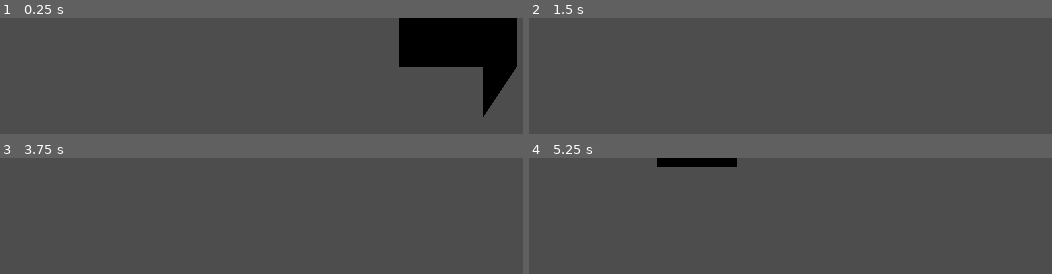
Above: before the commit, frames 1-4 (two rows, left to right).
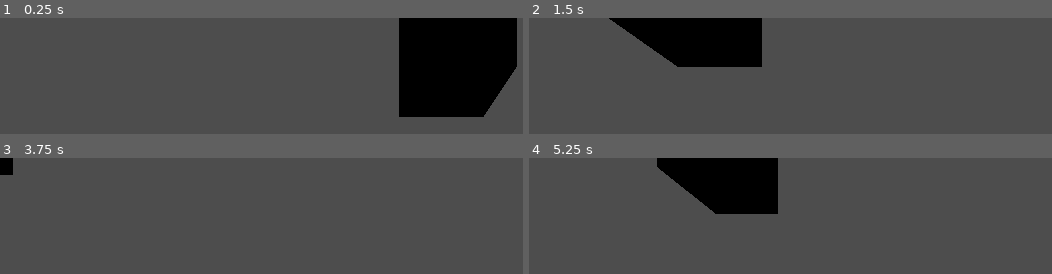
Above: after the commit, the same moments.

Repository: jpw1991/godot-test
Game: Godot game, scene res://root.tscn
Same seed, same stepped clock (60 frames per second), same inputs: the game is played once before the commit and once after it.
Inputs (mouse positions are in pixels of both pictures, inside the frame that each line leads up to):
- Up to frame 1 (0.25 s): no input
- Up to frame 2 (1.5 s): tap Enter at 0.5 s; move the mouse to (outside the picture) at 0.52 s; hold D 0.53-1.25 s; tap Q at 0.6 s; click (outside the picture) at 0.67 s; drag from (outside the picture) to (outside the picture) at 1.27 s
- Up to frame 3 (3.75 s): tap Space at 2 s; move the mouse to (outside the picture) at 2.02 s; hold D 2.03-2.75 s; tap Shift at 2.1 s; drag from (outside the picture) to (outside the picture) at 2.77 s; tap Enter at 3.5 s; move the mouse to (outside the picture) at 3.52 s; hold A from 3.53 s (still down); tap Q at 3.6 s
- Up to frame 4 (5.25 s): release A at 4.25 s; tap Space at 4.25 s; drag from (outside the picture) to (806, 270) at 4.27 s; tap Enter at 5 s; move the mouse to (outside the picture) at 5.02 s; hold S from 5.03 s (still down); tap Shift at 5.1 s; click (outside the picture) at 5.17 s

The runs differ from the first frame. In frame 1, 6.9% of the frame differs, in the area x 76-93%, y 42-86%; in frame 2, 9.6%, in the area x 15-45%, y 0-43%; in frame 3, 0.4%; in frame 4, 7.7%.

Commit message:
changed order from anti-clockwise to clockwise for south and east to fix their facing direction

Diff:
--- a/root.gd
+++ b/root.gd
@@ -56,7 +56,7 @@
 #		]
 	var result = SurfaceTool.new()
 	result.begin(Mesh.PRIMITIVE_TRIANGLES)
-	result.set_color(Color(1, 0, 0))
+	#result.set_color(Color(1, 0, 0))
 
 	for y in range(tiles_2d.size()):
 		for x in range(tiles_2d[y].size()):
@@ -64,11 +64,17 @@
 			var position = Vector3(tile.x, tile.height(), tile.y)
 
 			# order should be counter-clockwise
-
+			#void add_triangle_fan (
+			#	PackedVector3Array vertices,
+			#	PackedVector2Array uvs=PackedVector2Array(),
+			#	PackedColorArray colors=PackedColorArray(),
+			#	PackedVector2Array uv2s=PackedVector2Array(),
+			#	PackedVector3Array normals=PackedVector3Array(),
+			#	Plane[] tangents=[] )
 			result.add_triangle_fan([position + BOTTOM_LEFT, position + BOTTOM_RIGHT,
-				position + TOP_RIGHT, position + TOP_LEFT])#,
-				#[BOTTOM_LEFT_UV, BOTTOM_RIGHT_UV, TOP_RIGHT_UV, TOP_LEFT_UV],
-				#[], [], [Vector3.UP, Vector3.UP, Vector3.UP, Vector3.UP])
+				position + TOP_RIGHT, position + TOP_LEFT],
+				[BOTTOM_LEFT_UV, BOTTOM_RIGHT_UV, TOP_RIGHT_UV, TOP_LEFT_UV],
+				[], [], [Vector3.UP, Vector3.UP, Vector3.UP, Vector3.UP])
 
 			# West wall
 			if x == 0 or tiles_2d[y][x-1].height() < tile.height():
@@ -79,9 +85,9 @@
 				result.add_triangle_fan([Vector3(position.x, min_height, position.z),
 					Vector3(position.x, min_height, position.z - 1),
 					Vector3(position.x, max_height, position.z - 1),
-					Vector3(position.x, max_height, position.z)])#,
-					#[BOTTOM_LEFT_UV, BOTTOM_RIGHT_UV, TOP_RIGHT_UV, TOP_LEFT_UV],
-				#[], [], [Vector3.LEFT, Vector3.LEFT, Vector3.LEFT, Vector3.LEFT])
+					Vector3(position.x, max_height, position.z)],
+					[BOTTOM_LEFT_UV, BOTTOM_RIGHT_UV, TOP_RIGHT_UV, TOP_LEFT_UV],
+					[], [], [Vector3.LEFT, Vector3.LEFT, Vector3.LEFT, Vector3.LEFT])
 
 			# East wall
 			if x == tiles_2d[y].size() - 1 or tiles_2d[y][x+1].height() < tile.height():
@@ -89,13 +95,18 @@
 				var min_height = 0 if x == tiles_2d[y].size() - 1 else tiles_2d[y][x+1].height()
 				var max_height = tile.height()
 
-				result.add_triangle_fan([Vector3(position.x + 1, min_height, position.z),
+#				result.add_triangle_fan([Vector3(position.x + 1, min_height, position.z),
+#					Vector3(position.x + 1, min_height, position.z - 1),
+#					Vector3(position.x + 1, max_height, position.z - 1),
+#					Vector3(position.x + 1, max_height, position.z)],
+#					[BOTTOM_LEFT_UV, BOTTOM_RIGHT_UV, TOP_RIGHT_UV, TOP_LEFT_UV],
+#					[], [], [Vector3.RIGHT, Vector3.RIGHT, Vector3.RIGHT, Vector3.RIGHT])
+				result.add_triangle_fan([Vector3(position.x + 1, max_height, position.z),
+					Vector3(position.x + 1, max_height, position.z - 1),
 					Vector3(position.x + 1, min_height, position.z - 1),
-					Vector3(position.x + 1, max_height, position.z - 1),
-					Vector3(position.x + 1, max_height, position.z)])#,
-					#[BOTTOM_LEFT_UV, BOTTOM_RIGHT_UV, TOP_RIGHT_UV, TOP_LEFT_UV],
-					##[BOTTOM_RIGHT_UV, BOTTOM_LEFT_UV, TOP_LEFT_UV, TOP_RIGHT_UV],
-				#[], [], [Vector3.RIGHT, Vector3.RIGHT, Vector3.RIGHT, Vector3.RIGHT])
+					Vector3(position.x + 1, min_height, position.z)],
+					[BOTTOM_LEFT_UV, BOTTOM_RIGHT_UV, TOP_RIGHT_UV, TOP_LEFT_UV],
+					[], [], [Vector3.RIGHT, Vector3.RIGHT, Vector3.RIGHT, Vector3.RIGHT])
 
 			# South wall
 			if y == 0 or tiles_2d[y-1][x].height() < tile.height():
@@ -103,12 +114,18 @@
 				var min_height = 0 if y == 0 else tiles_2d[y-1][x].height()
 				var max_height = tile.height()
 
-				result.add_triangle_fan([Vector3(position.x, min_height, position.z),
+#				result.add_triangle_fan([Vector3(position.x, min_height, position.z),
+#					Vector3(position.x + 1, min_height, position.z),
+#					Vector3(position.x + 1, max_height, position.z),
+#					Vector3(position.x, max_height, position.z)],
+#					[BOTTOM_LEFT_UV, BOTTOM_RIGHT_UV, TOP_RIGHT_UV, TOP_LEFT_UV],
+#					[], [], [Vector3.BACK, Vector3.BACK, Vector3.BACK, Vector3.BACK])
+				result.add_triangle_fan([Vector3(position.x, max_height, position.z),
+					Vector3(position.x + 1, max_height, position.z),
 					Vector3(position.x + 1, min_height, position.z),
-					Vector3(position.x + 1, max_height, position.z),
-					Vector3(position.x, max_height, position.z)])#,
-					#[BOTTOM_LEFT_UV, BOTTOM_RIGHT_UV, TOP_RIGHT_UV, TOP_LEFT_UV],
-				#[], [], [Vector3.BACK, Vector3.BACK, Vector3.BACK, Vector3.BACK])
+					Vector3(position.x, min_height, position.z)],
+					[BOTTOM_LEFT_UV, BOTTOM_RIGHT_UV, TOP_RIGHT_UV, TOP_LEFT_UV],
+					[], [], [Vector3.BACK, Vector3.BACK, Vector3.BACK, Vector3.BACK])
 
 			# North wall
 			if y == tiles_2d.size()- 1 or tiles_2d[y+1][x].height() < tile.height():
@@ -119,9 +136,10 @@
 				result.add_triangle_fan([Vector3(position.x, min_height, position.z - 1),
 					Vector3(position.x + 1, min_height, position.z - 1),
 					Vector3(position.x + 1, max_height, position.z - 1),
-					Vector3(position.x, max_height, position.z - 1)])#,
-					#[BOTTOM_LEFT_UV, BOTTOM_RIGHT_UV, TOP_RIGHT_UV, TOP_LEFT_UV],
-				#[], [], [Vector3.FORWARD, Vector3.FORWARD, Vector3.FORWARD, Vector3.FORWARD])
+					Vector3(position.x, max_height, position.z - 1)],
+					[BOTTOM_LEFT_UV, BOTTOM_RIGHT_UV, TOP_RIGHT_UV, TOP_LEFT_UV],
+					[], [],
+					[Vector3.FORWARD, Vector3.FORWARD, Vector3.FORWARD, Vector3.FORWARD])
 
 	return result
 
